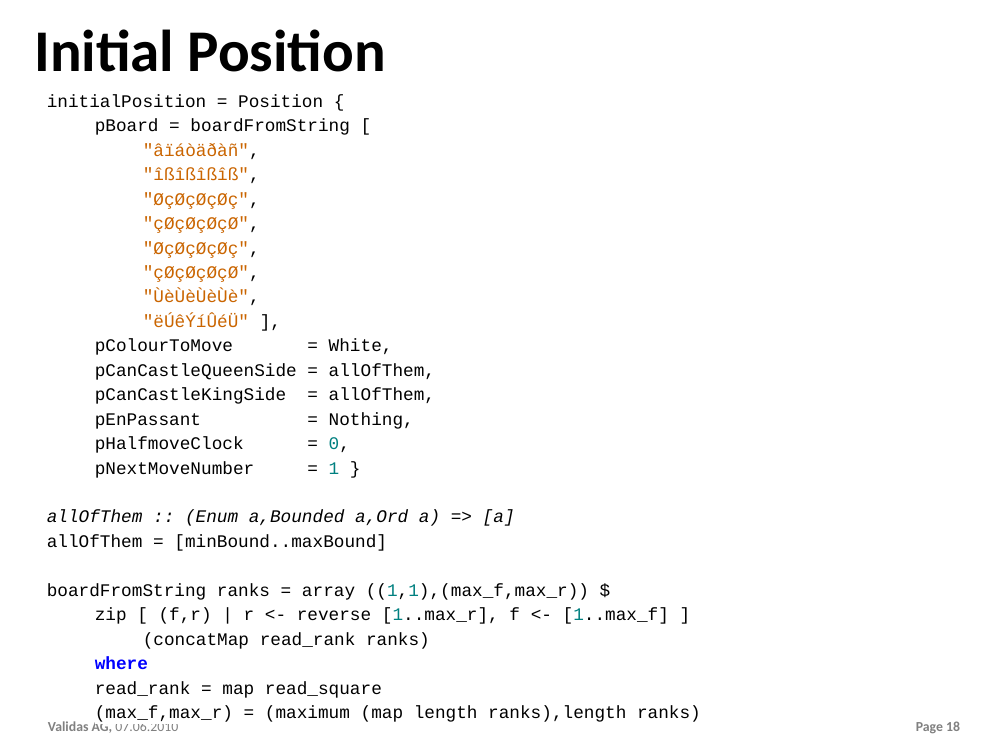
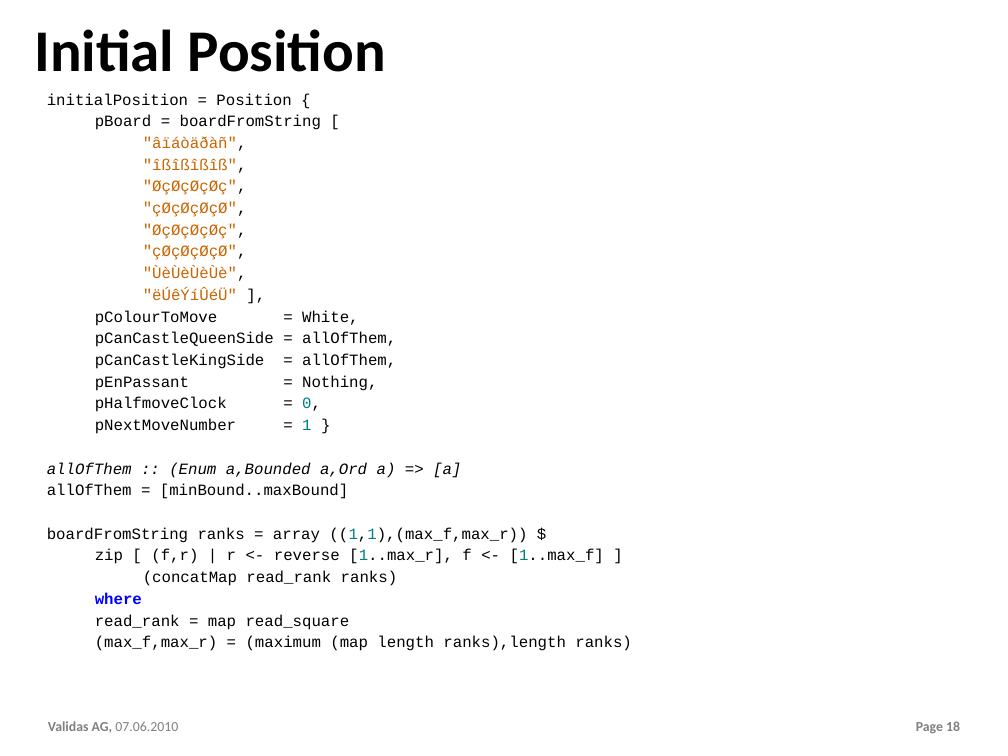
Before and after one commit to theoremprover/chess, a slide deck: slide 18 of ppt/Chess200.pptx. Drawn at 1008x756 pixels with LibreOffice and Linux fonts; fonts in the diff are those of the drawing; background and template pictures are left out. Boxes give left, top, right and bottom in pixels: in the first picture for what was removed or moved away, otherwise in the second. Text is boxed around its words. In the diff, an @@ line names an element or a change of style, - is before the commit and + after.

```diff
--- a/ppt/Chess200.pptx
+++ b/ppt/Chess200.pptx
@@ text "initialPosition = Position {" at (x1=47, y1=93, x2=632, y2=651): size 18 to 16 pt @@
```
Also in this commit, not shown: 13 other slides changed, 4 slides added, 3 other files.
